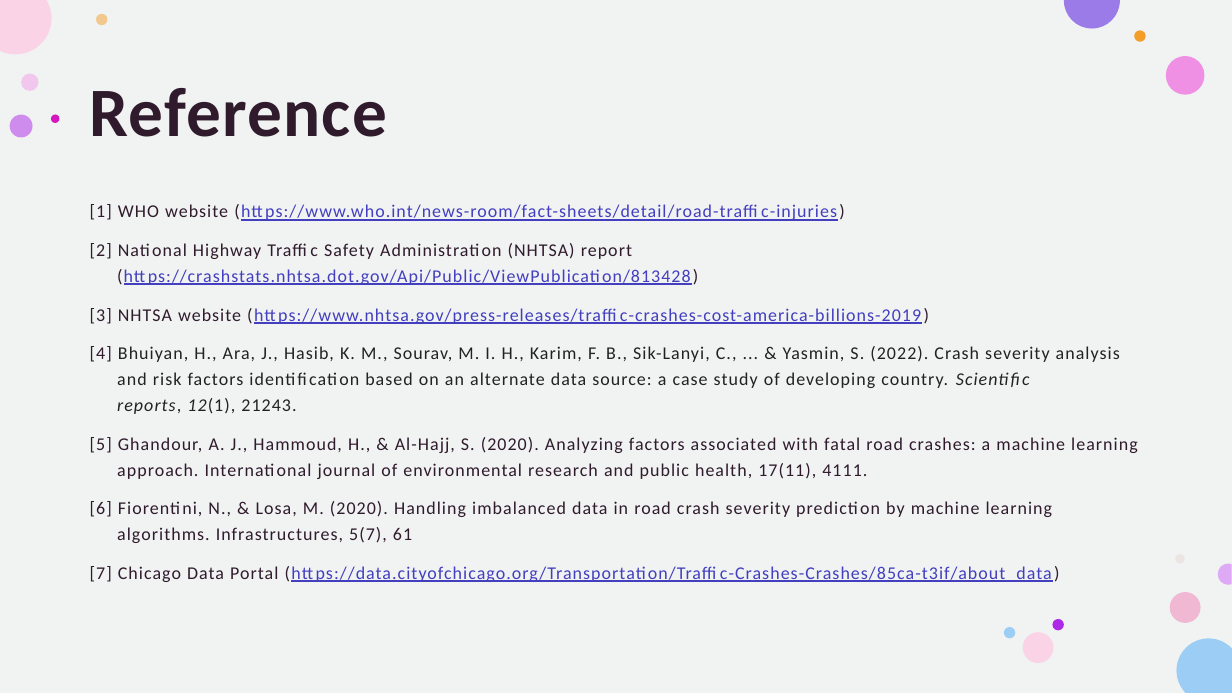
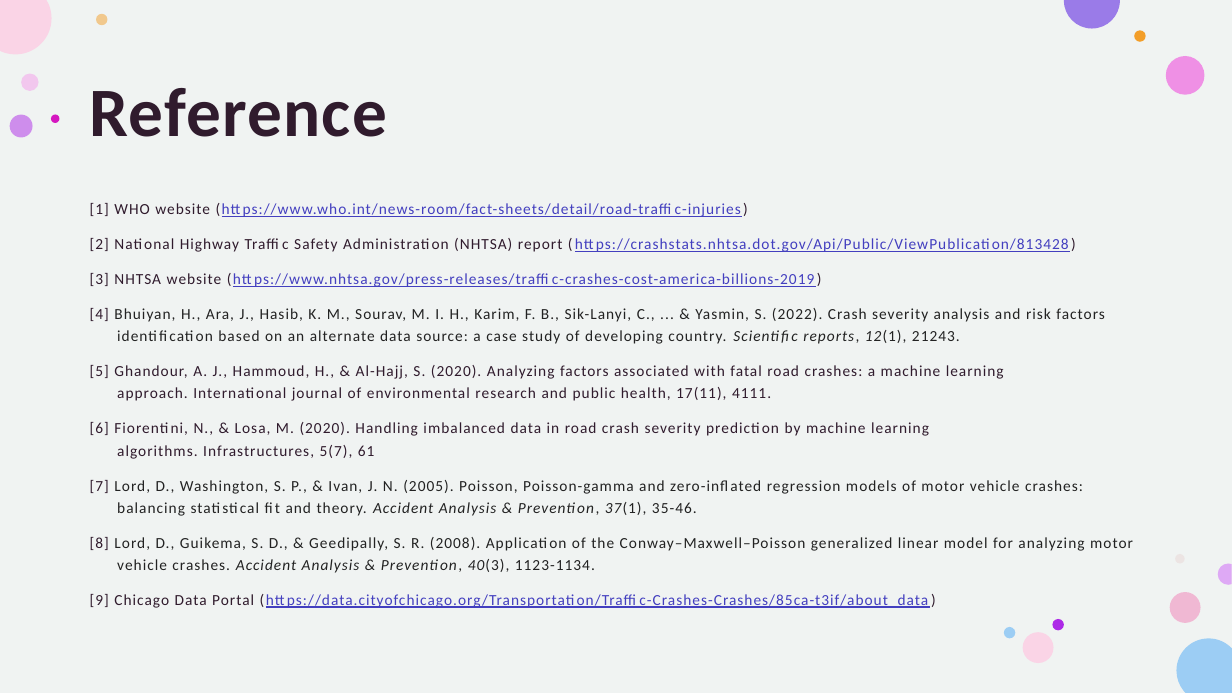
Before and after one commit to kosawa26/Capstone, a slide deck: slide 11 of Midterm_Presentation.pptx (slide 10 before the commit). Drawn at 1232x693 pixels with LibreOffice and Linux fonts; fonts in the diff are those of the drawing. Boxes give left, top, right and bottom in pixels: in the first picture for what was removed or moved away, otherwise in the second. Text is boxed around its words. In the diff, an @@ line names an element or a change of style, - is before the commit and + after.

Commit message:
Updated ppt

```diff
--- a/Midterm_Presentation.pptx
+++ b/Midterm_Presentation.pptx
@@ text at box(90, 203, 1105, 459): size 14 to 12 pt in "[1] WHO website (https://www.who.int/news-room/fact-sheets/d ...", "[2] National Highway Traffic Safety Administration (NHTSA) ...", "[3] NHTSA website (https://www.nhtsa.gov/press-releases/traf ...", "[4] Bhuiyan, H., Ara, J., Hasib, K. ..." and 2 more places @@
@@ text at box(90, 480, 1133, 608): text changed; size 14 to 12 pt; text colour #433FBF to #222222 @@
-[7] Chicago Data Portal (https://data.cityofchicago.org/Transportation/Traffic-Crashes-Crashes/85ca-t3if/about_data)
+[7] Lord, D., Washington, S. P., & Ivan, J. N. (2005). Poisson, Poisson-gamma and zero-inflated regression models of motor vehicle crashes: balancing statistical fit and theory. Accident Analysis & Prevention, 37(1), 35-46.
+[8] Lord, D., Guikema, S. D., & Geedipally, S. R. (2008). Application of the Conway–Maxwell–Poisson generalized linear model for analyzing motor vehicle crashes. Accident Analysis & Prevention, 40(3), 1123-1134.
+[9] Chicago Data Portal (https://data.cityofchicago.org/Transportation/Traffic-Crashes-Crashes/85ca-t3if/about_data)
```
Also in this commit, not shown: 4 other slides changed, 1 slide added, 1 other file.
